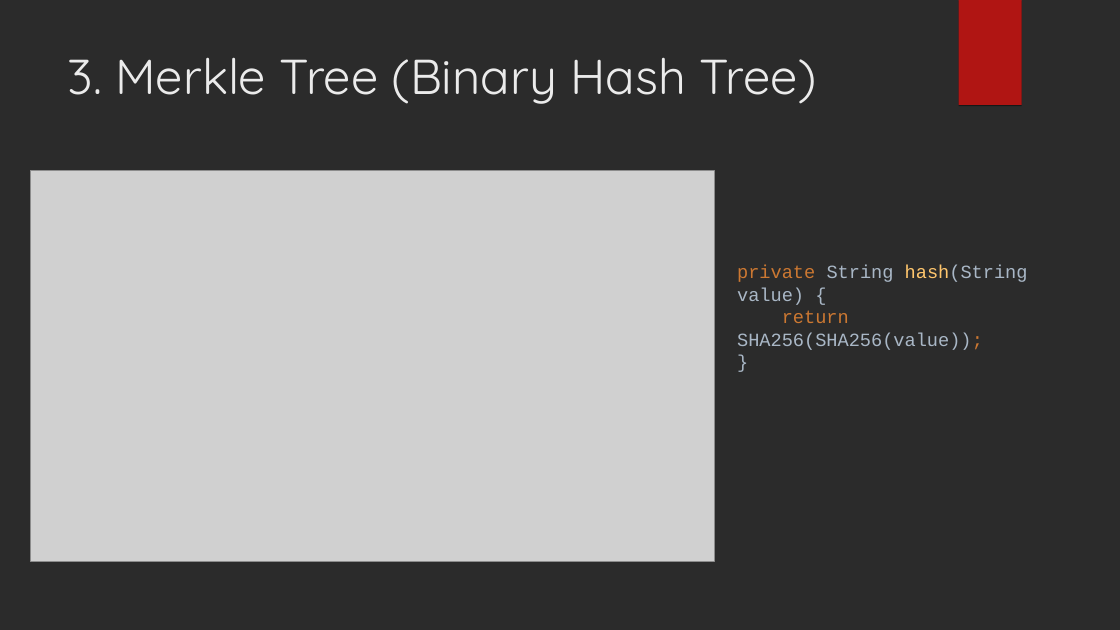
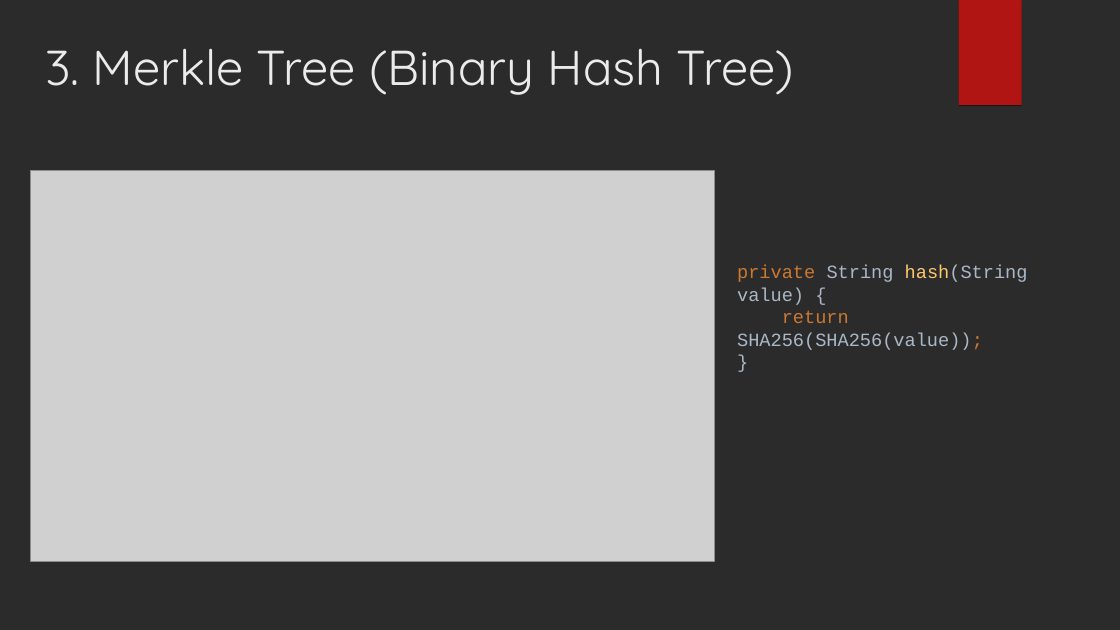
Before and after one commit to ddlzoe/PersonalBlog, a slide deck: slide 7 of Blockchain.ppt. Drawn at 1120x630 pixels with LibreOffice and Linux fonts; fonts in the diff are those of the drawing; grey boxes stand for pictures; background and template pictures are left out; a plain dark background stands for a picture behind light text. Boxes give left, top, right and bottom in pixels: in the first picture for what was removed or moved away, otherwise in the second. Text is boxed around its words. In the diff, an @@ line names an element or a change of style, - is before the commit and + after.

Commit message:
update ppt

```diff
--- a/Blockchain.ppt
+++ b/Blockchain.ppt
@@ title "3. Merkle Tree (Binary Hash ...": place and size @@
-title "3. Merkle Tree (Binary Hash ..." at (68, 57, 816, 104)
+title "3. Merkle Tree (Binary Hash ..." at (45, 48, 794, 95)
```
Also in this commit, not shown: 2 other slides changed, 1 slide added.
